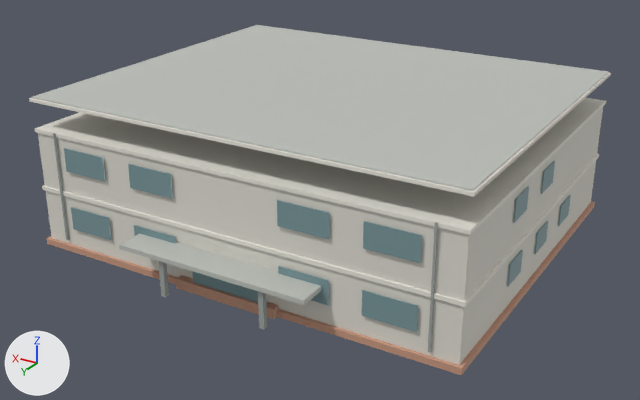
An edit to the glTF model web/public/models/buildings/5.glb, drawn before and after from the same camera.
The view is the same before and after, from a 50 mm camera at (-48.0, 83.1, 44.3) aimed at (-0.2, 3.4, 4.5). Arrows for +X, +Y and +Z are at lower left; the lights stay in place. The first picture is the older version.

The older version as bpy lines, for what is in view:
```python
ob_北区食堂_路_north_5_brick = bpy.data.objects.new('北区食堂 路 North 5 brick', me_mesh_5)
ob_北区食堂_路_north_5_brick.location = (0.0, 0.0, 0.0)
ob_北区食堂_路_north_5_canopy = bpy.data.objects.new('北区食堂 路 North 5 canopy', me_mesh_4)
ob_北区食堂_路_north_5_canopy.location = (0.0, 0.0, 0.0)
ob_北区食堂_路_north_5_frame = bpy.data.objects.new('北区食堂 路 North 5 frame', me_mesh_3)
ob_北区食堂_路_north_5_frame.location = (0.0, 0.0, 0.0)
ob_北区食堂_路_north_5_glass = bpy.data.objects.new('北区食堂 路 North 5 glass', me_mesh_2)
ob_北区食堂_路_north_5_glass.location = (0.0, 0.0, 0.0)
ob_北区食堂_路_north_5_trim = bpy.data.objects.new('北区食堂 路 North 5 trim', me_mesh_1)
ob_北区食堂_路_north_5_trim.location = (0.0, 0.0, 0.0)
ob_北区食堂_路_north_5_wall = bpy.data.objects.new('北区食堂 路 North 5 wall', me_mesh_0)
ob_北区食堂_路_north_5_wall.location = (0.0, 0.0, 0.0)
```
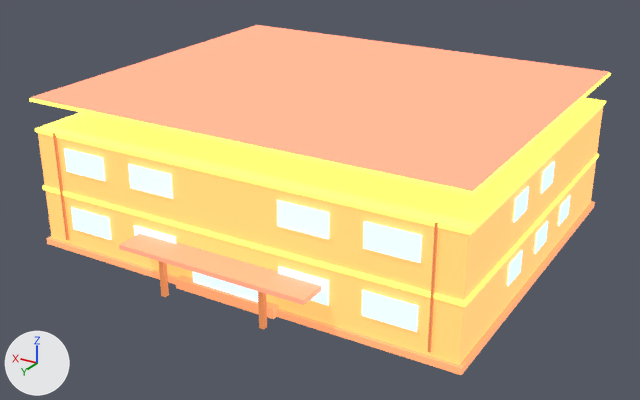
What differs and where, as boxes (x1, y1, x2, y2) in the pictures (640 x 400 px):
'北区食堂 路 North 5 canopy', recoloured, surface changed: (32, 25, 609, 305) in both
'北区食堂 路 North 5 wall', recoloured, surface changed (light grey to orange): (38, 107, 603, 365) in both
'北区食堂 路 North 5 trim', recoloured, surface changed (white to yellow): (29, 73, 611, 307) in both
'北区食堂 路 North 5 glass', recoloured, surface changed: (64, 148, 571, 332) in both
'北区食堂 路 North 5 brick', recoloured, surface changed: (46, 201, 595, 375) in both
'北区食堂 路 North 5 frame', recoloured, surface changed: (53, 133, 438, 353) in both

Diff of the bpy script that builds the scene:
```diff
--- a/web/public/models/buildings/5.glb.py
+++ b/web/public/models/buildings/5.glb.py
@@ mat_north_5_wall @@
 mat_north_5_wall = principled_material('North 5 wall')
-mat_north_5_wall.base_color = (0.74, 0.72, 0.65)  # light grey #dfddd3
+mat_north_5_wall.base_color = (0.98, 0.42, 0.12)  # orange #fdad61
 mat_north_5_wall.metallic = 0.05
 mat_north_5_wall.roughness = 0.72
+mat_north_5_wall.emission_color = (0.98, 0.42, 0.12)  # orange #fdad61
+mat_north_5_wall.emission_strength = 1.0
@@ mat_north_5_trim @@
 mat_north_5_trim = principled_material('North 5 trim')
-mat_north_5_trim.base_color = (0.84, 0.82, 0.74)  # white #eceadf
+mat_north_5_trim.base_color = (1.0, 0.88, 0.15)  # yellow #fff16c
 mat_north_5_trim.metallic = 0.05
 mat_north_5_trim.roughness = 0.72
+mat_north_5_trim.emission_color = (1.0, 0.88, 0.15)  # yellow #fff16c
+mat_north_5_trim.emission_strength = 1.0
@@ mat_north_5_glass @@
 mat_north_5_glass = principled_material('North 5 glass')
-mat_north_5_glass.base_color = (0.2, 0.32, 0.34)  # greyish cyan #7c999e
+mat_north_5_glass.base_color = (0.55, 0.85, 0.95)  # cyan #c4edf9
 mat_north_5_glass.metallic = 0.05
 mat_north_5_glass.roughness = 0.35
+mat_north_5_glass.emission_strength = 1.0
@@ mat_north_5_frame @@
 mat_north_5_frame = principled_material('North 5 frame')
-mat_north_5_frame.base_color = (0.35, 0.38, 0.36)  # grey #a0a6a2
-mat_north_5_frame.metallic = 0.05
-mat_north_5_frame.roughness = 0.72
+mat_north_5_frame.base_color = (0.45, 0.15, 0.05)  # orange #b36c3f
+mat_north_5_frame.roughness = 0.55
+mat_north_5_frame.emission_strength = 1.0
+mat_north_5_frame.emission_color = (0.45, 0.15, 0.05)  # orange #b36c3f
@@ mat_north_5_canopy @@
 mat_north_5_canopy = principled_material('North 5 canopy')
-mat_north_5_canopy.base_color = (0.52, 0.54, 0.5)  # light grey #bfc2bc
-mat_north_5_canopy.metallic = 0.05
-mat_north_5_canopy.roughness = 0.72
+mat_north_5_canopy.base_color = (0.85, 0.25, 0.15)  # orange #ed896c
+mat_north_5_canopy.roughness = 0.55
+mat_north_5_canopy.emission_strength = 1.0
+mat_north_5_canopy.emission_color = (0.85, 0.25, 0.15)  # orange #ed896c
@@ mat_north_5_brick @@
 mat_north_5_brick = principled_material('North 5 brick')
-mat_north_5_brick.base_color = (0.58, 0.32, 0.22)  # beige #c89981
-mat_north_5_brick.metallic = 0.05
-mat_north_5_brick.roughness = 0.72
+mat_north_5_brick.base_color = (0.75, 0.28, 0.12)  # orange #e19061
+mat_north_5_brick.roughness = 0.55
+mat_north_5_brick.emission_strength = 1.0
+mat_north_5_brick.emission_color = (0.75, 0.28, 0.12)  # orange #e19061
```
